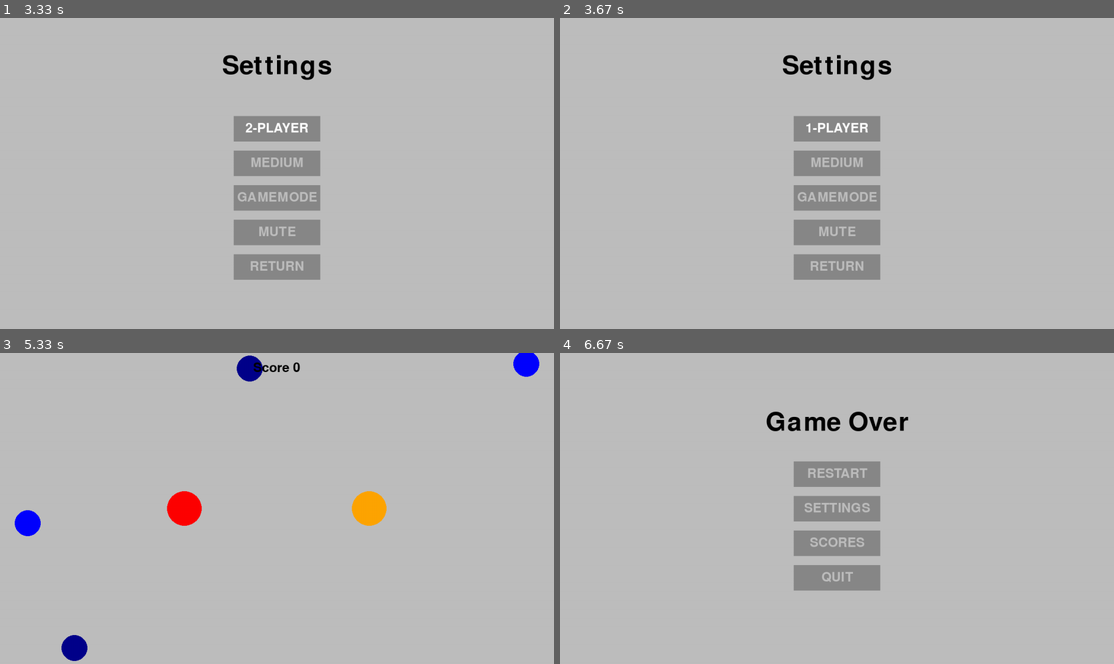
Above: before the commit, frames 1-4 (two rows, left to right).
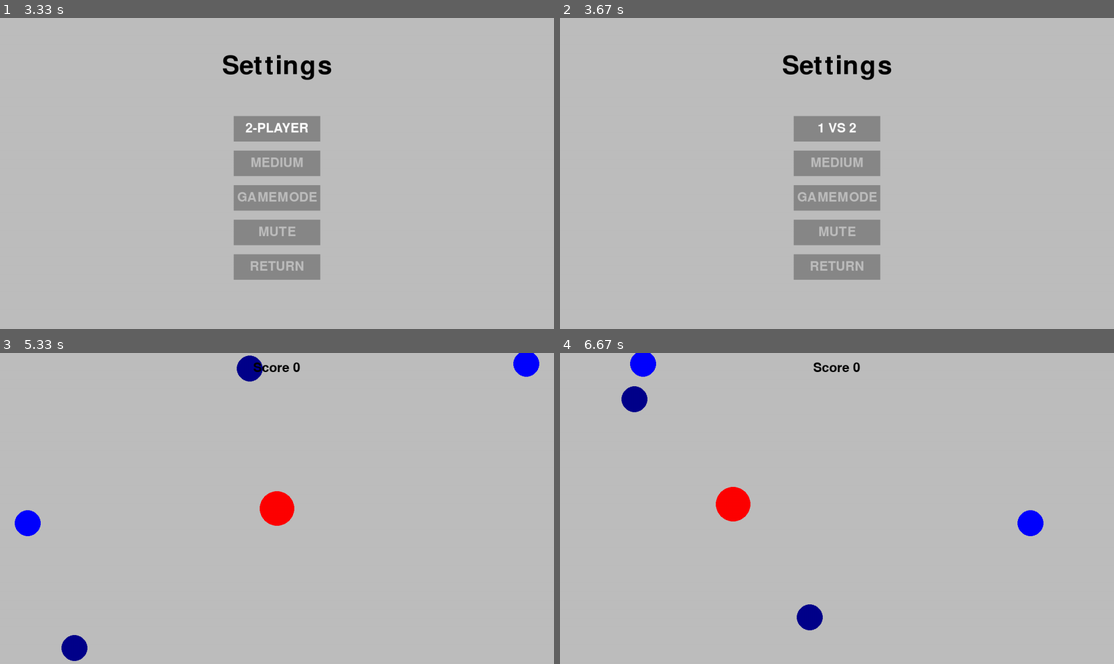
Above: after the commit, the same moments.

Repository: EricNohara/PyGame-Circumventor
Game: pygame game, started from betagame.py
Two runs of this game, one before a commit and one after it. Both use one fixed random seed, a clock stepped at 60 frames per second and the inputs below.
Inputs (mouse positions are in pixels of both pictures, inside the frame that each line leads up to):
- Up to frame 1 (3.33 s): tap Enter at 0.33 s; hold Right 0.67-1.13 s; move the mouse to (277, 195) at 0.7 s; hold Up 1.17-1.47 s; click "RESTART" at 1.55 s; hold Right 1.83-2.3 s; hold Left 2.33-2.87 s; click "SETTINGS" at 2.95 s; click "1-PLAYER" at 3.28 s
- Up to frame 2 (3.67 s): click "2-PLAYER" at 3.62 s
- Up to frame 3 (5.33 s): click (260, 455) at 3.95 s; click (487, 626) at 4.28 s; tap Enter at 4.9, 5.23 s
- Up to frame 4 (6.67 s): hold Down 5.57-5.87 s; hold Left 5.9-6.3 s; hold Up from 6.33 s (still down)

Frame 1 is identical in both runs. In frame 2, 0.2% of the frame differs, in the area x 44-56%, y 33-37%; in frame 3, 1.7%; in frame 4, 7.2%, in the area x 11-88%, y 0-90%.

Commit message:
added bare bones functionality for versus mode with 2 players

Diff:
--- a/betagame.py
+++ b/betagame.py
@@ -22,7 +22,7 @@
 DIFFICULTY_SETTING = "Medium"
 
 # For 2 player mode
-NUM_PLAYERS = 1
+NUM_PLAYERS = "1-Player"
 player1_pos = pg.Vector2(WIDTH/3, HEIGHT/2)
 player2_pos = pg.Vector2(WIDTH/1.5, HEIGHT/2)
 player1_alive = True
@@ -52,7 +52,7 @@
 def handle_movement(player = None, player1 = None, player2 = None):
     keys = pg.key.get_pressed()
 
-    if NUM_PLAYERS == 1:
+    if NUM_PLAYERS == "1-Player":
         move = 15 if keys[pg.K_LSHIFT] or keys[pg.K_RSHIFT] else 10
         if keys[pg.K_w] or keys[pg.K_UP]:
             player_pos.y -= move
@@ -159,7 +159,7 @@
 def reset_game():
     global projectile_left, projectile_right, projectile_top, projectile_bottom, player_pos, score, player1_pos, player2_pos, player1_alive, player2_alive
     projectile_left = projectile_right = projectile_top = projectile_bottom = False
-    if NUM_PLAYERS == 1:
+    if NUM_PLAYERS == "1-Player":
         player_pos = pg.Vector2(screen.get_width() / 2, screen.get_height() / 2)
     else:
         player1_pos = pg.Vector2(WIDTH/3, HEIGHT/2)
@@ -180,7 +180,7 @@
 
         screen.fill("grey")
 
-        if NUM_PLAYERS == 1:
+        if NUM_PLAYERS == "1-Player":
             player = pg.draw.circle(screen, "red", player_pos, 40)
             handle_movement(player)
 
@@ -205,16 +205,23 @@
             collide_player1 = player1.collidelist(hazards)
             collide_player2 = player2.collidelist(hazards)
 
-            if collide_player1 != -1:
-                player1_alive = False
-            if collide_player2 != -1:
-                player2_alive = False
-            if player1_alive == False and player2_alive == False:
-                SCORES.append(score)
-                SCORES.sort()
-                reset_game()
-                game_over()
-
+            if NUM_PLAYERS == "2-Player":
+                if collide_player1 != -1:
+                    player1_alive = False
+                if collide_player2 != -1:
+                    player2_alive = False
+                if player1_alive == False and player2_alive == False:
+                    SCORES.append(score)
+                    SCORES.sort()
+                    reset_game()
+                    game_over()
+            else:
+                if collide_player1 != -1 and collide_player2 == -1:
+                    player_win(2)
+                if collide_player1 == -1 and collide_player2 != -1:
+                    player_win(1)
+                if collide_player1 != -1 and collide_player2 != -1:
+                    player_win(-1)
         # Handle scores
         text = font.render("Score {0}".format(score), True, "black")
         text_rect = text.get_rect()
@@ -223,7 +230,6 @@
         # Display work on screen
         pg.display.flip()
         clock.tick(60)
-        print(player1_alive, player2_alive)
 
 def settings(return_menu_type):
     global MUTED, DIFFICULTY_SETTING, NUM_PLAYERS
@@ -256,8 +262,10 @@
                 else:
                     DIFFICULTY_BTN.update_text("MEDIUM")
             elif btn == PLAYER_NUM_BTN:
-                if NUM_PLAYERS == 2:
+                if NUM_PLAYERS == "2-Player":
                     PLAYER_NUM_BTN.update_text("2-PLAYER")
+                elif NUM_PLAYERS == "Versus":
+                    PLAYER_NUM_BTN.update_text("1 VS 2")
                 else:
                     PLAYER_NUM_BTN.update_text("1-PLAYER")
             btn.changeColor(MOUSE_POS)
@@ -272,10 +280,12 @@
                 if RETURN_BTN.checkForInput(MOUSE_POS):
                     menu_screen(return_menu_type)
                 if PLAYER_NUM_BTN.checkForInput(MOUSE_POS):
-                    if NUM_PLAYERS == 1:
-                        NUM_PLAYERS = 2
+                    if NUM_PLAYERS == "1-Player":
+                        NUM_PLAYERS = "2-Player"
+                    elif NUM_PLAYERS == "2-Player":
+                        NUM_PLAYERS = "Versus"
                     else:
-                        NUM_PLAYERS = 1
+                        NUM_PLAYERS = "1-Player"
                 if DIFFICULTY_BTN.checkForInput(MOUSE_POS):
                     if DIFFICULTY_SETTING == "Medium":
                         DIFFICULTY_SETTING = "Hard"
@@ -288,6 +298,28 @@
                         MUTED = True
                     else:
                         MUTED = False
+
+        pg.display.flip()
+
+def player_win(player_num):
+    pg.display.set_caption("Win Screen")
+    while True:
+        for event in pg.event.get():
+            check_exit(event)
+            if event.type == pg.KEYDOWN:
+                if event.key == pg.K_RETURN:
+                    play()
+                if event.key == pg.K_ESCAPE:
+                    main_menu()
+
+        reset_game()
+        screen.fill("grey")
+        if player_num != -1:
+            header = header_font.render("Player {} Wins!".format(player_num), True, "black")
+        else:
+            header = header_font.render("Tie Game, Play Again!", True, "black")
+        header_rect = header.get_rect()
+        screen.blit(header, ((WIDTH-header_rect.w)/2,(HEIGHT-header_rect.h)/8))
 
         pg.display.flip()
 
